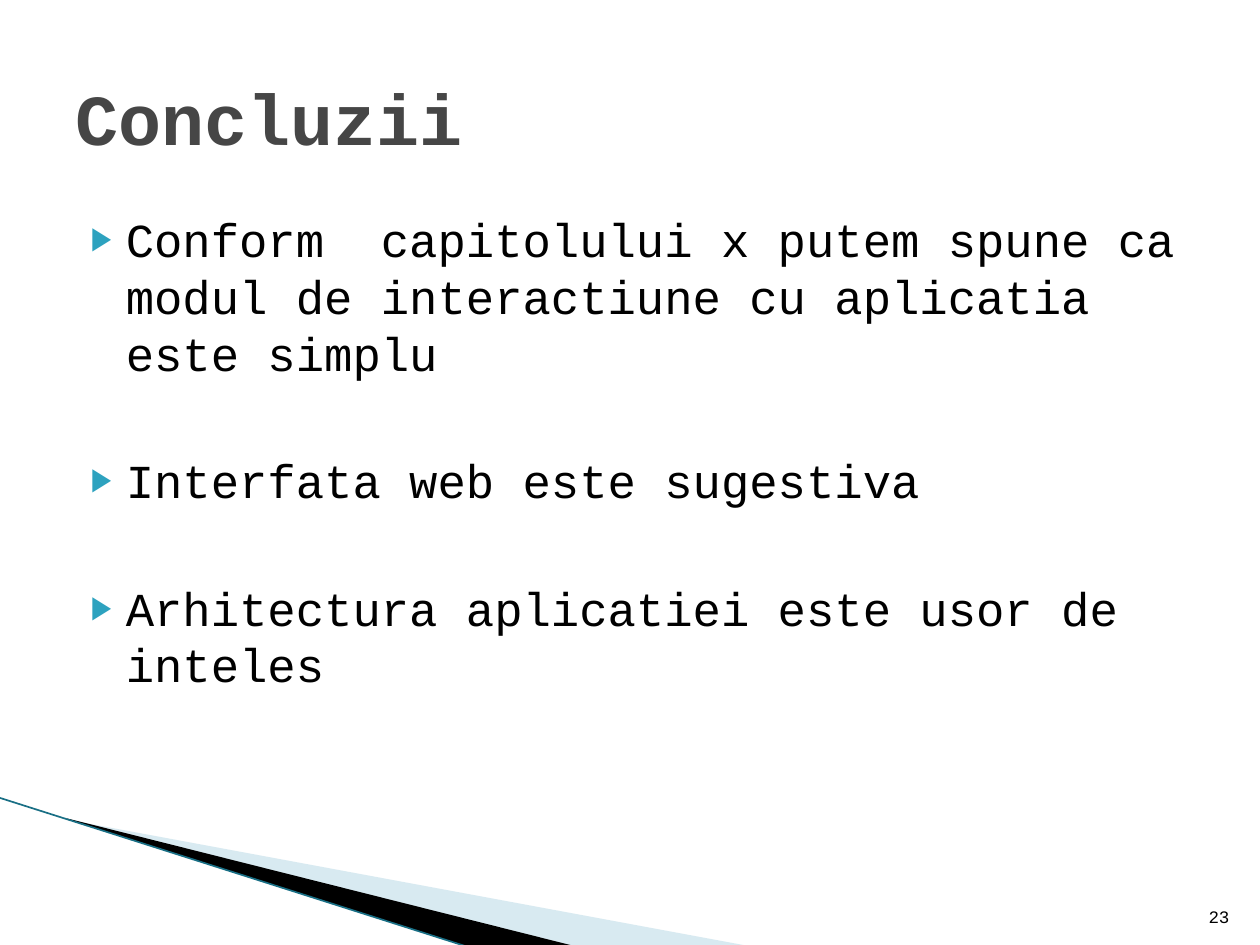
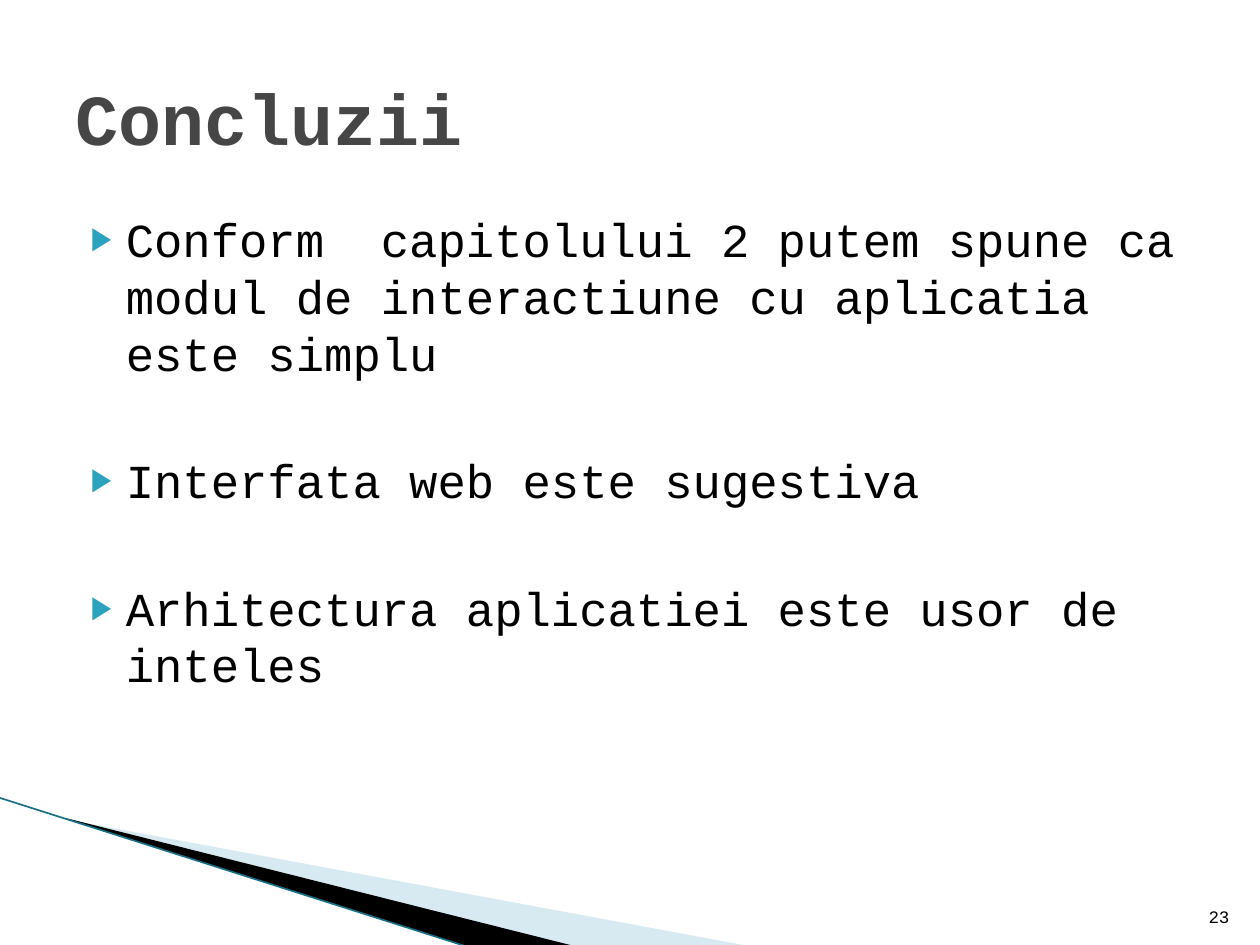
Before and after one commit to PantelemonVictorStefan/Fii-Project-Keeper, a slide deck: slide 23 of Fii-Project-Keeper/prezentare.pptx. Drawn at 1260x945 pixels with LibreOffice and Linux fonts; fonts in the diff are those of the drawing; background and template pictures are left out. Boxes give left, top, right and bottom in pixels: in the first picture for what was removed or moved away, otherwise in the second. Text is boxed around its words. In the diff, an @@ line names an element or a change of style, - is before the commit and + after.

```diff
--- a/Fii-Project-Keeper/prezentare.pptx
+++ b/Fii-Project-Keeper/prezentare.pptx
@@ text at [126,223,1175,381]: text changed @@
-▶ Conform capitolului x putem spune ca modul de interactiune cu aplicatia este simplu
+▶ Conform capitolului 2 putem spune ca modul de interactiune cu aplicatia este simplu
```
Also in this commit, not shown: 1 other slide changed, 1 other file.
